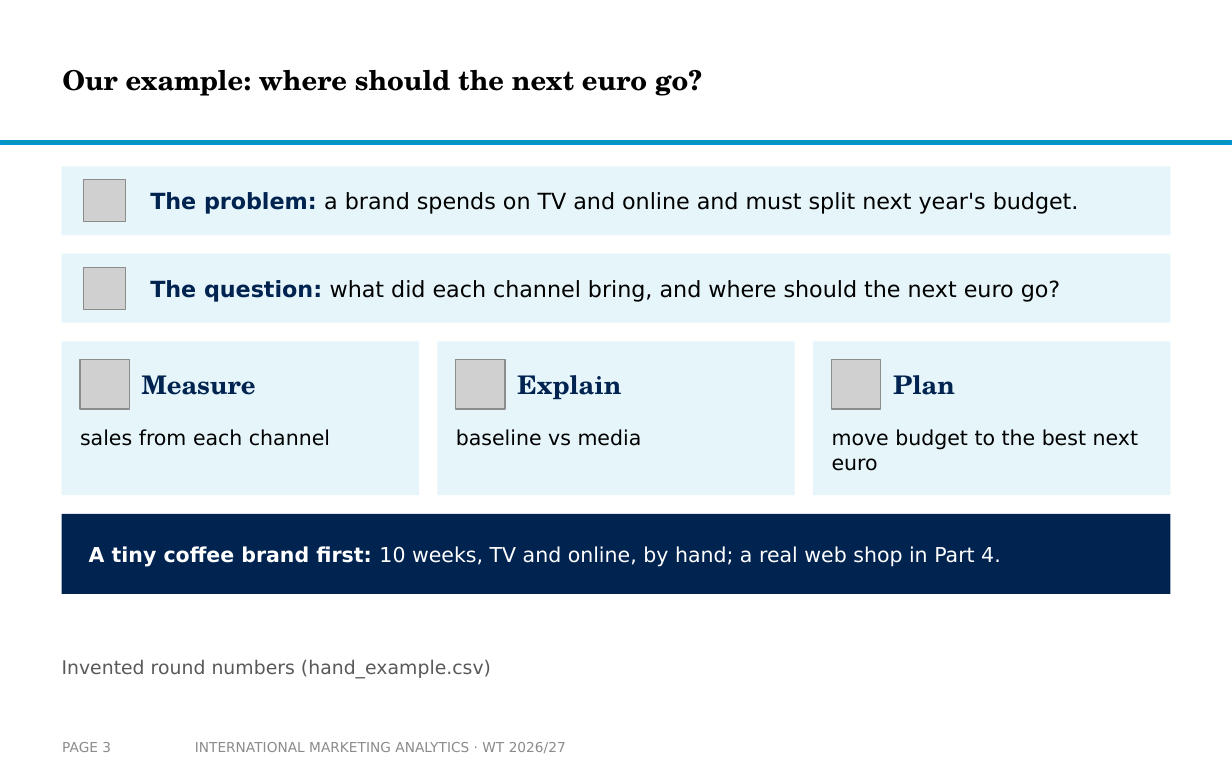
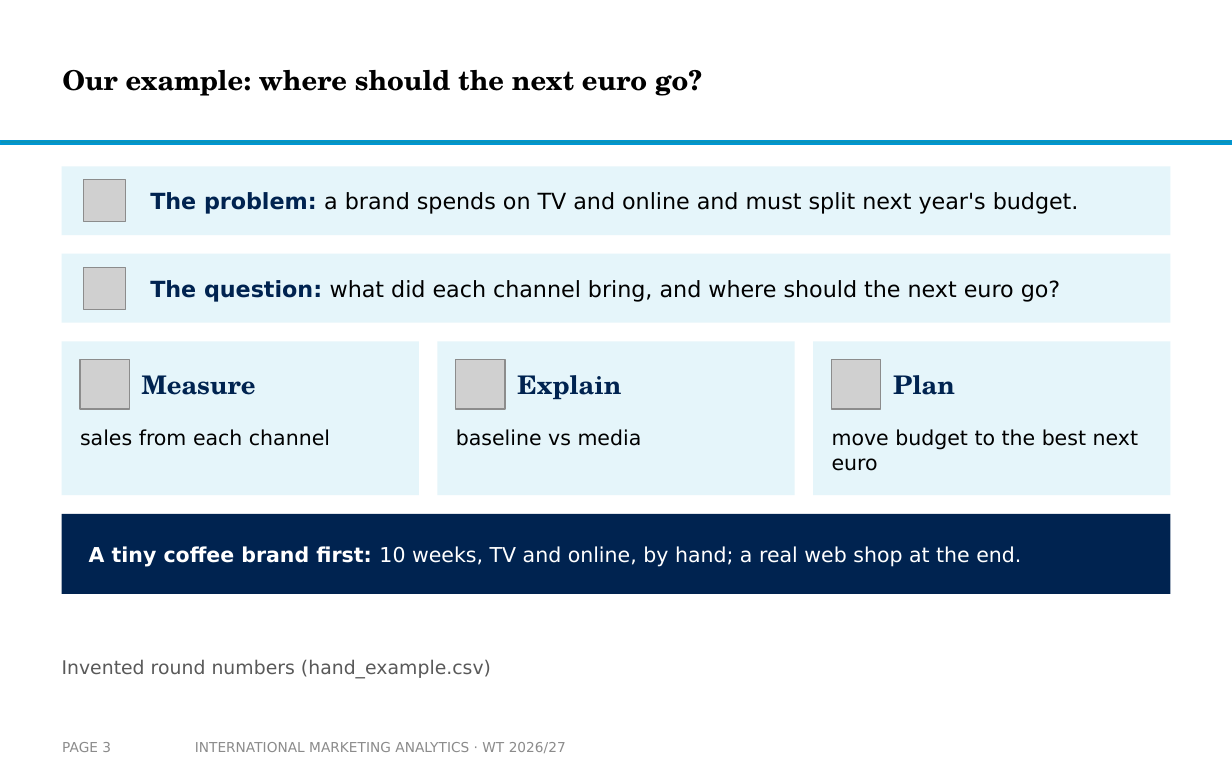
Before and after one commit to arnefloh-wu/international-marketing-analytics-teaching, a slide deck: slide 3 of slides/open-source-mmm_WT26-27.pptx. Drawn at 1232x770 pixels with LibreOffice and Linux fonts; fonts in the diff are those of the drawing; grey boxes stand for pictures; background and template pictures are left out. Boxes give left, top, right and bottom in pixels: in the first picture for what was removed or moved away, otherwise in the second. Text is boxed around its words. In the diff, an @@ line names an element or a change of style, - is before the commit and + after.

```diff
--- a/slides/open-source-mmm_WT26-27.pptx
+++ b/slides/open-source-mmm_WT26-27.pptx
@@ text at (x1=89, y1=546, x2=1021, y2=567): text changed @@
-A tiny coffee brand first: 10 weeks, TV and online, by hand; a real web shop in Part 4.
+A tiny coffee brand first: 10 weeks, TV and online, by hand; a real web shop at the end.
```
Also in this commit, not shown: 3 other slides changed, 1 other file.
